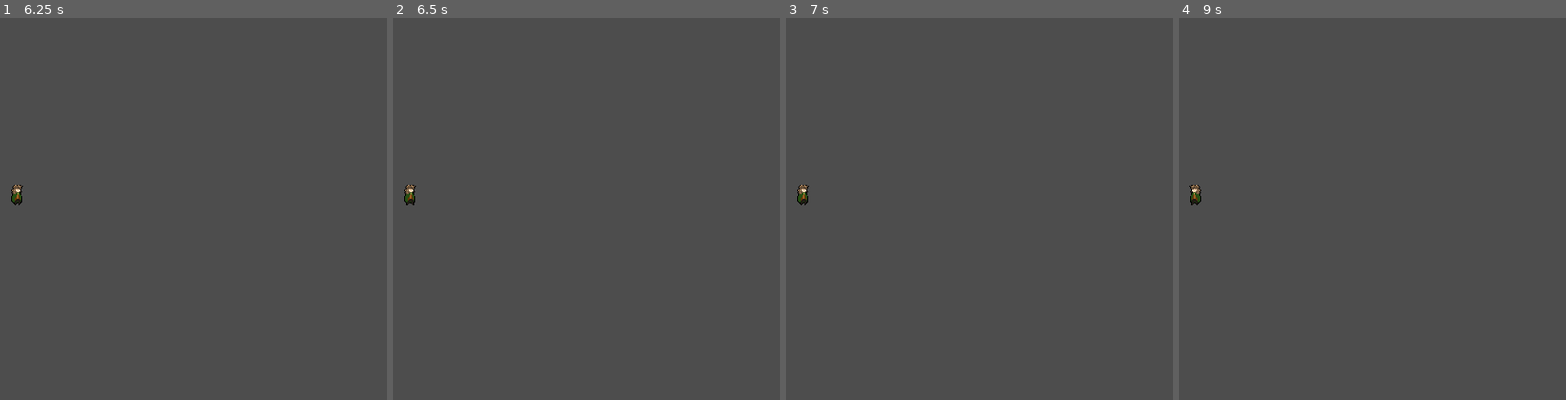
Above: before the commit, frames 1-4 (left to right).
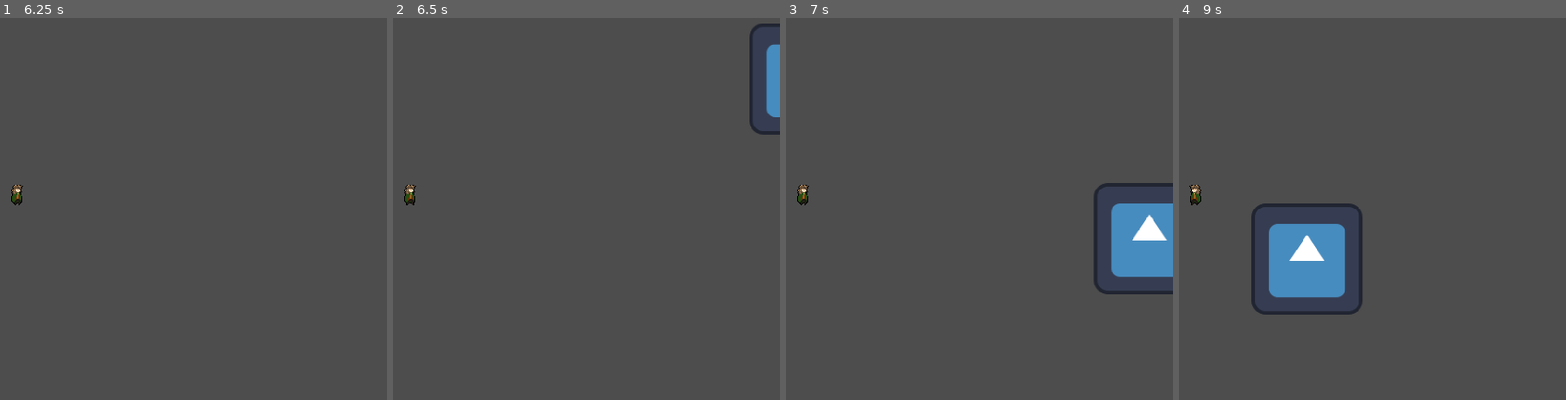
Above: after the commit, the same moments.

Repository: lunarScavenger/companionship-of-the-halo-2d
Game: Godot game, scene res://world/flight-to-the-ford.tscn
Same seed, same stepped clock (60 frames per second), same inputs: the game is played once before the commit and once after it. The engine's default icon, where the game draws it, is replaced by a stand-in: a white triangle on a blue panel in a dark square.
Inputs:
- Up to frame 1 (6.25 s): tap Enter at 0.5, 2, 3.5 s; hold D (right) 0.53-1.28 s; tap Space at 1.25, 2.75, 4.25 s; hold S (down) 1.28-2.03 s; hold D (right) 2.03-2.78 s; hold W (up) 2.78-3.53 s; hold A (left) 3.53-5.03 s; hold S (down) 5.03-5.78 s; hold D (right) from 5.78 s (still down)
- Up to frame 2 (6.5 s): keep holding D (right)
- Up to frame 3 (7 s): release D (right) at 6.53 s; hold W (up) from 6.53 s (still down)
- Up to frame 4 (9 s): release W (up) at 7.28 s; hold D (right) 7.28-8.03 s; hold S (down) 8.03-8.78 s; hold A (left) from 8.78 s (still down)

Frame 1 is identical in both runs. In frame 2, 1.1% of the frame differs, in the area x 92-100%, y 1-31%; in frame 3, 3.8%; in frame 4, 4.9%, in the area x 18-48%, y 48-78%.

Commit message:
Began work on Ringwraiths, Reorganised Player scene Created Ringwraith scene Made Ringwraith follow player Added Ringwraith to testing world scene Made CharacterBody2D node the root node for Player scene Renamed Character.gd to player.gd for consistency

Diff:
--- a/characters/player/player.tscn
+++ b/characters/player/player.tscn
@@ -1,10 +1,25 @@
-[gd_scene load_steps=7 format=3 uid="uid://beid6yn2k5bld"]
+[gd_scene load_steps=7 format=3 uid="uid://1gjmnhuhv5c"]
 
-[ext_resource type="Script" path="res://characters/player/Character.gd" id="1_p5dn0"]
+[ext_resource type="Script" path="res://characters/player/player.gd" id="1_uinkb"]
 [ext_resource type="Texture2D" uid="uid://chqyshqivjlm8" path="res://assets/characters/frodo/Frodo-Sprite-Sheet.png" id="2_0w7b0"]
 
 [sub_resource type="RectangleShape2D" id="RectangleShape2D_ddvfm"]
 size = Vector2(12, 19)
+
+[sub_resource type="Animation" id="Animation_jjjh2"]
+length = 0.001
+tracks/0/type = "value"
+tracks/0/imported = false
+tracks/0/enabled = true
+tracks/0/path = NodePath("Player/Sprite2D:frame")
+tracks/0/interp = 1
+tracks/0/loop_wrap = true
+tracks/0/keys = {
+"times": PackedFloat32Array(0),
+"transitions": PackedFloat32Array(1),
+"update": 1,
+"values": [0]
+}
 
 [sub_resource type="Animation" id="Animation_udt0u"]
 resource_name = "walk"
@@ -13,7 +28,7 @@
 tracks/0/type = "value"
 tracks/0/imported = false
 tracks/0/enabled = true
-tracks/0/path = NodePath("Character/Sprite2D:frame")
+tracks/0/path = NodePath("Player/Sprite2D:frame")
 tracks/0/interp = 1
 tracks/0/loop_wrap = true
 tracks/0/keys = {
@@ -23,46 +38,29 @@
 "values": [0, 4, 5, 6]
 }
 
-[sub_resource type="Animation" id="Animation_jjjh2"]
-length = 0.001
-tracks/0/type = "value"
-tracks/0/imported = false
-tracks/0/enabled = true
-tracks/0/path = NodePath("Character/Sprite2D:frame")
-tracks/0/interp = 1
-tracks/0/loop_wrap = true
-tracks/0/keys = {
-"times": PackedFloat32Array(0),
-"transitions": PackedFloat32Array(1),
-"update": 1,
-"values": [0]
-}
-
 [sub_resource type="AnimationLibrary" id="AnimationLibrary_1t4lc"]
 _data = {
 "RESET": SubResource("Animation_jjjh2"),
 "walk": SubResource("Animation_udt0u")
 }
 
-[node name="Player" type="Node2D"]
+[node name="Player" type="CharacterBody2D"]
+script = ExtResource("1_uinkb")
 
-[node name="Character" type="CharacterBody2D" parent="."]
-script = ExtResource("1_p5dn0")
-
-[node name="CollisionShape2D" type="CollisionShape2D" parent="Character"]
+[node name="CollisionShape2D" type="CollisionShape2D" parent="."]
 position = Vector2(0, 6.5)
 shape = SubResource("RectangleShape2D_ddvfm")
 
-[node name="Sprite2D" type="Sprite2D" parent="Character"]
+[node name="Sprite2D" type="Sprite2D" parent="."]
 texture = ExtResource("2_0w7b0")
 hframes = 4
 vframes = 2
 
-[node name="AnimationPlayer" type="AnimationPlayer" parent="Character"]
+[node name="AnimationPlayer" type="AnimationPlayer" parent="."]
 root_node = NodePath("../..")
 libraries = {
 "": SubResource("AnimationLibrary_1t4lc")
 }
 
-[node name="Camera2D" type="Camera2D" parent="Character"]
+[node name="Camera2D" type="Camera2D" parent="."]
 zoom = Vector2(2.25, 2.25)
--- /dev/null
+++ b/characters/ringwraith/ringwraith.gd
@@ -0,0 +1,8 @@
+extends CharacterBody2D
+
+@export var player := CharacterBody2D
+
+var speed = 350
+
+func _physics_process(delta):
+	position += (player.position - position) / speed
--- /dev/null
+++ b/characters/ringwraith/ringwraith.tscn
@@ -0,0 +1,27 @@
+[gd_scene load_steps=5 format=3 uid="uid://ce0nrcuktniu7"]
+
+[ext_resource type="Script" path="res://characters/ringwraith/ringwraith.gd" id="1_ck10a"]
+[ext_resource type="Texture2D" uid="uid://ec00vwypyqf5" path="res://icon.svg" id="1_rpoxt"]
+
+[sub_resource type="CircleShape2D" id="CircleShape2D_m1rgd"]
+radius = 184.068
+
+[sub_resource type="RectangleShape2D" id="RectangleShape2D_03bun"]
+size = Vector2(127, 127)
+
+[node name="Ringwraith" type="CharacterBody2D"]
+script = ExtResource("1_ck10a")
+
+[node name="Sprite2D" type="Sprite2D" parent="."]
+texture = ExtResource("1_rpoxt")
+
+[node name="DetectionZone" type="Area2D" parent="."]
+collision_layer = 4
+collision_mask = 2
+
+[node name="CollisionShape2D" type="CollisionShape2D" parent="DetectionZone"]
+shape = SubResource("CircleShape2D_m1rgd")
+
+[node name="CollisionShape2D" type="CollisionShape2D" parent="."]
+position = Vector2(0.5, -0.5)
+shape = SubResource("RectangleShape2D_03bun")
--- a/project.godot
+++ b/project.godot
@@ -19,6 +19,7 @@
 
 window/size/viewport_width=1920
 window/size/viewport_height=1080
+window/size/borderless=true
 window/size/window_width_override=1600
 window/size/window_height_override=900
 window/stretch/mode="viewport"
@@ -55,6 +56,12 @@
 ]
 }
 
+[layer_names]
+
+2d_physics/layer_1="world"
+2d_physics/layer_2="player"
+2d_physics/layer_3="enemy"
+
 [rendering]
 
 textures/canvas_textures/default_texture_filter=0
--- a/world/flight-to-the-ford.tscn
+++ b/world/flight-to-the-ford.tscn
@@ -1,7 +1,8 @@
-[gd_scene load_steps=5 format=3 uid="uid://gtvtpaoo0cdh"]
+[gd_scene load_steps=6 format=3 uid="uid://dlla0sdxepx7p"]
 
-[ext_resource type="PackedScene" uid="uid://beid6yn2k5bld" path="res://characters/player/player.tscn" id="1_hm125"]
+[ext_resource type="PackedScene" uid="uid://1gjmnhuhv5c" path="res://characters/player/player.tscn" id="1_hm125"]
 [ext_resource type="Texture2D" uid="uid://ec00vwypyqf5" path="res://icon.svg" id="2_ndmjy"]
+[ext_resource type="PackedScene" uid="uid://ce0nrcuktniu7" path="res://characters/ringwraith/ringwraith.tscn" id="3_gd61q"]
 
 [sub_resource type="RectangleShape2D" id="RectangleShape2D_qkuh4"]
 size = Vector2(128, 128)
@@ -53,3 +54,7 @@
 
 [node name="Timer" type="Timer" parent="CollisionArea"]
 autostart = true
+
+[node name="Ringwraith" parent="." node_paths=PackedStringArray("player") instance=ExtResource("3_gd61q")]
+position = Vector2(1743, 249)
+player = NodePath("../Player")
Renamed: characters/player/Character.gd -> characters/player/player.gd
